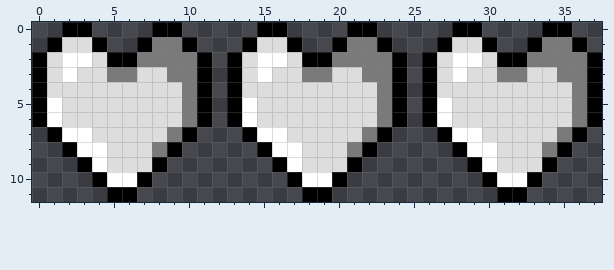
One commit to this pixel-art sprite: sprites/0Hearts.png. The picture above is the old version.
The file is 38x12 pixels.
New version:
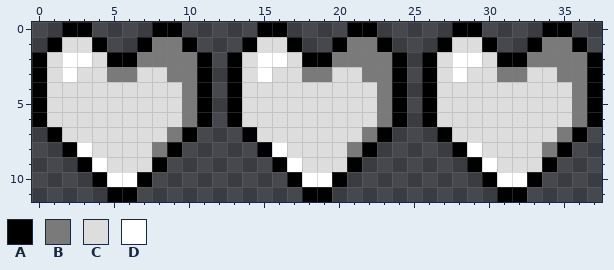
Palette (. is transparent): A #000000  B #7a7a7a  C #dddddd  D #ffffff
Edits made:
y 5..6: x 1 D -> C; x 14 D -> C; x 27 D -> C
y 7: x 2..3 DD -> CC; x 15..16 DD -> CC; x 28..29 DD -> CC
y 8: x 4 D -> C; x 17 D -> C; x 30 D -> C
Changed places in both pictures, as pixel boxes (x1, y1, x2, y2):
changed: (47, 97, 107, 157)
changed: (242, 97, 302, 157)
changed: (437, 97, 497, 157)
